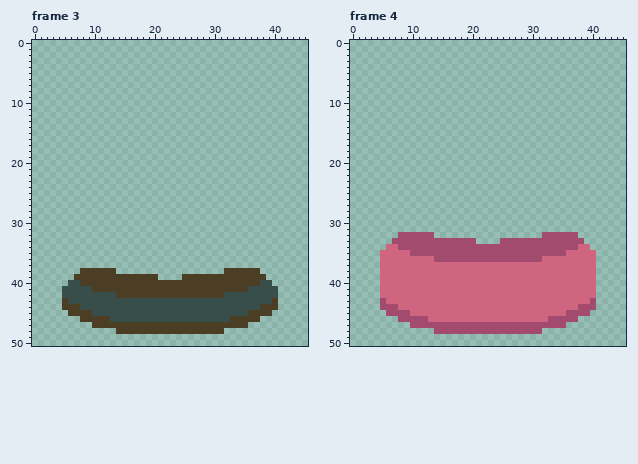
Pixel-art file -- gamedevtvjam/Assets/Art/globetesting.aseprite. This is how it looked before the edit.
46x51 pixels, 6 frames. Shown: frame 3, frame 4. The commit also changed other frames, which this record leaves out.
And afterwards:
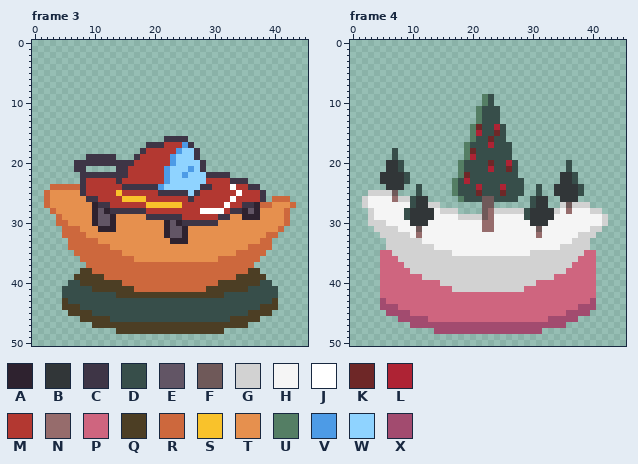
Palette (. is transparent): A #2e222f  B #313638  C #3e3546  D #374e4a  E #625565  F #6f5959  G #d2d2d2  H #f5f5f5  J #ffffff  K #6e2727  L #ae2334  M #b33831  N #966c6c  P #cf657f  Q #4c3e24  R #cd683d  S #f9c22b  T #e6904e  U #547e64  V #4d9be6  W #8fd3ff  X #a24b6f
The commit says: some_base_inside_globe
Change:
layer "Inside" now shown
layer "inside2" now shown
--- frame 3, layers "inside2", "Inside"
@@ x 0..45 @@
 15 ..............................................
-16 ..............................................
-17 ..............................................
-18 ..............................................
-19 ..............................................
-20 ..............................................
-21 ..............................................
-22 ..............................................
-23 ..............................................
-24 ..............................................
-25 ..............................................
-26 ..............................................
-27 ..............................................
-28 ..............................................
-29 ..............................................
-30 ..............................................
-31 ..............................................
-32 ..............................................
-33 ..............................................
-34 ..............................................
-35 ..............................................
-36 ..............................................
-37 ..............................................
-38 ........QQQQQQ..................QQQQQQ........
-39 .......QQQQQQQQQQQQQQ....QQQQQQQQQQQQQQ.......
-40 ......DDQQQQQQQQQQQQQQQQQQQQQQQQQQQQQQDD......
-41 .....DDDDDQQQQQQQQQQQQQQQQQQQQQQQQQQDDDDD.....
+16 ......................CCCC....................
+17 ...................CCCMMMVC...................
+18 ..................CMMMMMVWWC..................
+19 .........CCCCC...CMMMMMVWWWC..................
+20 .......CCCCCCCCCCMMMMMMVWWWWC.................
+21 .......CC.....CCMMMMMMVWWWVWC.................
+22 ........CCCCCCCCMMMMMMVWWVWWWCCCC.............
+23 ........CMMMMMCMMMMMMMVWWWWWWMMMMCCC..........
+24 ...RRRRRCMMMMMMCCCCCCVWWWWWWCCMMMJMMCC........
+25 ..RTTTTTCMMMMMSMMMMMMCCCCCWCMMMMMMJMMMC.......
+26 ..RTTTTTTCCMMMMSSSSMMMMMMMCMMMMMMJMMMMC.RRR...
+27 ..RTTTTTTTACCMMMMMMSSSSSSMMMMMMMJMMCCARRTTTR..
+28 ...RTTTTTTAEACCCCCCMMMMMMMMMJJJJMCCAEATTTTR...
+29 ....RTTTTTAEEATTTTTCCCCCCMMMMMMCCTTAAATTTTR...
+30 ....RRTTTTAEEATTTTTTTTAEACCCCCCTTTTTTTTTTTR...
+31 .....RRRTTTAAATTTTTTTTAEEATTTTTTTTTTTTTTTR....
+32 .....RRRRTTTTTTTTTTTTTAEEATTTTTTTTTTTTTRR.....
+33 ......RRRRRTTTTTTTTTTTTAAATTTTTTTTTTTTRR......
+34 ......RRRRRRRTTTTTTTTTTTTTTTTTTTTTTTRRRR......
+35 .......RRRRRRRRTTTTTTTTTTTTTTTTTTTRRRRR.......
+36 ........RRRRRRRRRTTTTTTTTTTTTTTRRRRRRR........
+37 .........RRRRRRRRRRRRRRRRRRRRRRRRRRRR.........
+38 ........QQRRRRRRRRRRRRRRRRRRRRRRRRRRQQ........
+39 .......QQQQQRRRRRRRRRRRRRRRRRRRRRRQQQQQ.......
+40 ......DDQQQQQQQRRRRRRRRRRRRRRRRQQQQQQQDD......
+41 .....DDDDDQQQQQQQRRRRRRRRRRRRQQQQQQQDDDDD.....
 42 .....DDDDDDDDDQQQQQQQQQQQQQQQQQQDDDDDDDDD.....
--- frame 4, layers "inside2", "Inside"
@@ x 0..45 @@
  8 ..............................................
- 9 ..............................................
-10 ..............................................
-11 ..............................................
-12 ..............................................
-13 ..............................................
-14 ..............................................
-15 ..............................................
-16 ..............................................
-17 ..............................................
-18 ..............................................
-19 ..............................................
-20 ..............................................
-21 ..............................................
-22 ..............................................
-23 ..............................................
-24 ..............................................
-25 ..............................................
-26 ..............................................
-27 ..............................................
-28 ..............................................
-29 ..............................................
-30 ..............................................
-31 ..............................................
-32 ........XXXXXX..................XXXXXX........
-33 .......XXXXXXXXXXXXXX....XXXXXXXXXXXXXX.......
-34 ......PPXXXXXXXXXXXXXXXXXXXXXXXXXXXXXXPP......
-35 .....PPPPPXXXXXXXXXXXXXXXXXXXXXXXXXXPPPPP.....
-36 .....PPPPPPPPPXXXXXXXXXXXXXXXXXXPPPPPPPPP.....
-37 .....PPPPPPPPPPPPPPPPPPPPPPPPPPPPPPPPPPPP.....
-38 .....PPPPPPPPPPPPPPPPPPPPPPPPPPPPPPPPPPPP.....
-39 .....PPPPPPPPPPPPPPPPPPPPPPPPPPPPPPPPPPPP.....
-40 .....PPPPPPPPPPPPPPPPPPPPPPPPPPPPPPPPPPPP.....
-41 .....PPPPPPPPPPPPPPPPPPPPPPPPPPPPPPPPPPPP.....
+ 9 ......................UD......................
+10 ......................UD......................
+11 .....................UDDD.....................
+12 .....................UDDD.....................
+13 .....................UDDD.....................
+14 ....................UKDDLD....................
+15 ....................ULDDKD....................
+16 ....................UDDKDD....................
+17 ...................UDDDLDDD...................
+18 .......D...........UKDDDDDD...................
+19 .......D...........ULDDDDDD...................
+20 ......BBD.........UDDDDKDDLD........D.........
+21 ......BBD.........UDDDDLDDKD........D.........
+22 .....BBBBD........UKDDDDDDDD.......BBD........
+23 .....BBBBD.......UDLDDDDDDDDD......BBD........
+24 ......BBB..D.....UDDDLDDDLDDD..D..BBBBD.......
+25 ...GGGGF...D.....UDDDKDDDKDDD..D..BBBBD.......
+26 ..GHHHHNGGDBB.....UDDDFFDDDD..DBB..BBB........
+27 ..GHHHHHHHDBBGG.......FF......DBB..GFGGG......
+28 ...GHHHHHDBBBBHGGG....FNGGGGGDBBBBGHNHHHGG....
+29 ...GHHHHHDBBBBHHHHGGGGFNHHHHHDBBBBHHHHHHHHG...
+30 ...GGGHHHHBBBHHHHHHHHHNNHHHHHHBBBHHHHHHHHHG...
+31 ....GGGGHHHFHHHHHHHHHHNNHHHHHHHFHHHHHHHHGG....
+32 .....GGGGGHNHHHHHHHHHHHHHHHHHHHNHHHHHHGGG.....
+33 ......GGGGGGHHHHHHHHHHHHHHHHHHHHHHHHHGGG......
+34 ......GGGGGGGGHHHHHHHHHHHHHHHHHHHHHGGGGG......
+35 .....PPGGGGGGGGGGHHHHHHHHHHHHHGGGGGGGGGPP.....
+36 .....PPPGGGGGGGGGGGGGGGGGGGGGGGGGGGGGGPPP.....
+37 .....PPPPGGGGGGGGGGGGGGGGGGGGGGGGGGGGPPPP.....
+38 .....PPPPPGGGGGGGGGGGGGGGGGGGGGGGGGGPPPPP.....
+39 .....PPPPPPPGGGGGGGGGGGGGGGGGGGGGGPPPPPPP.....
+40 .....PPPPPPPPPPGGGGGGGGGGGGGGGGPPPPPPPPPP.....
+41 .....PPPPPPPPPPPPGGGGGGGGGGGGPPPPPPPPPPPP.....
 42 .....PPPPPPPPPPPPPPPPPPPPPPPPPPPPPPPPPPPP.....
Changed places in both pictures, as pixel boxes (x1, y1, x2, y2):
changed: (44, 136, 296, 292)
changed: (362, 94, 608, 292)
